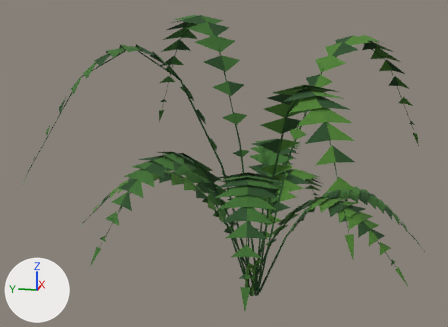
The FBX model Assets/models/environment/plants/fern_full.fbx as it was, and as the next commit left it.
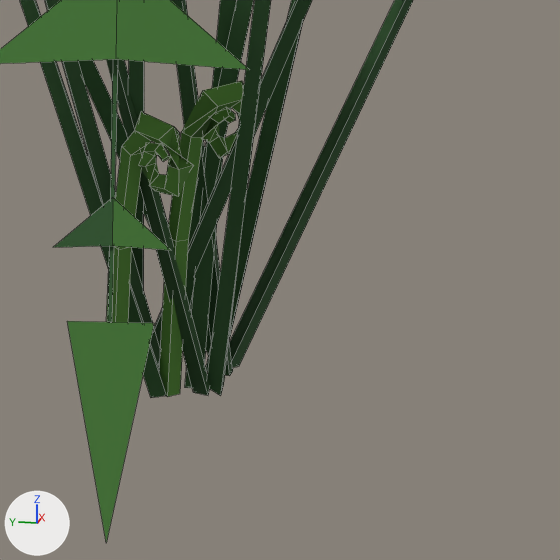
Each version appears first whole from a 50 mm lens placed at (-2.676, -0.392, 1.283), pointed at (-0.004, 0.143, 0.615), and next in a close-up on the part from 52% to 66% of the width and 76% to 96% of the height. Arrows for +X, +Y and +Z are at lower left; the lights stay in place. The first two pictures are the older version. The close-ups show mesh edges as thin lines. Vertices at exactly the same position are counted once.

Names of what the first close-up shows: 'fern_full'.
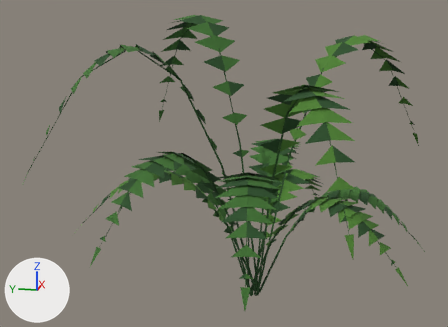
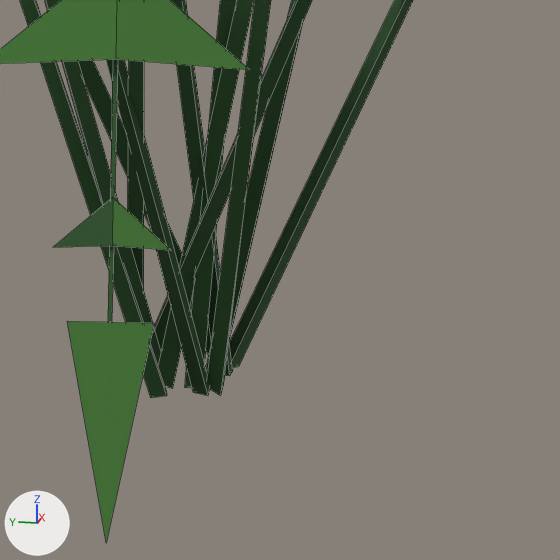
Where the change shows, as pixel boxes (x1, y1, x2, y2) in the close-ups (560 x 560 px):
part 1 of me_fern_full, deleted (green): before (159, 81, 244, 397)
part 2 of me_fern_full, deleted (green): before (106, 112, 194, 323)

The change, as a list of edits to the scene's bpy script:
```text
Change me_fern_full:
    used by ob_fern_full; location = (0.0, 0.0, 0.0)
    remove me_fern_full.from_pydata(...)  # 1068 vertices, 642 faces; spans x -0.84..0.87, y -0.77..0.88, z -0.01..1.26
    add me_fern_full.from_pydata(...)  # 972 vertices, 552 faces; spans x -0.84..0.87, y -0.77..0.88, z -0.01..1.26
    me_fern_full part 1: the loose piece of 48 vertices spanning x -0.03..0.02, y -0.04..0.01, z -0.01..0.16 is deleted
    me_fern_full part 2: the loose piece of 48 vertices spanning x -0.07..-0.03, y -0.01..0.04, z -0.01..0.16 is deleted
```
